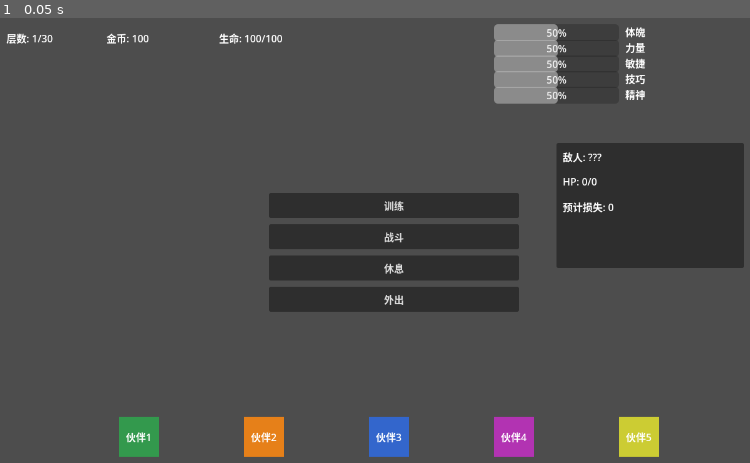
Above: before the commit, frame 1.
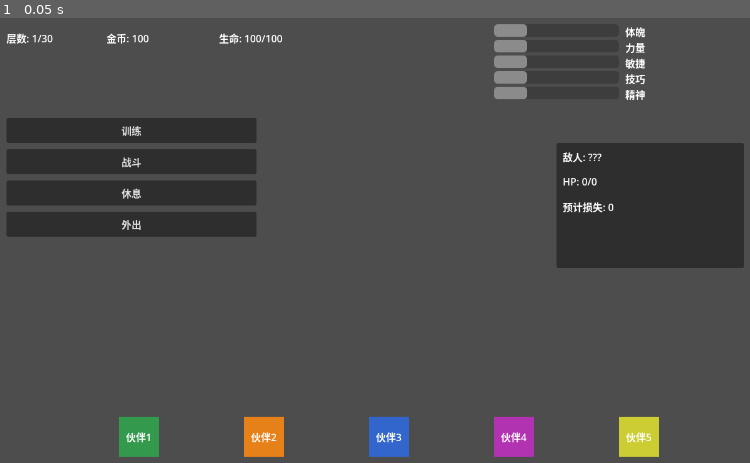
Above: after the commit, the same moment.

Repository: TianYu0321/Hero-Battle
Game: Godot game, scene res://scenes/test/auto_screenshot.tscn
Same seed, same stepped clock (60 frames per second), same inputs: the game is played once before the commit and once after it. This scene is started directly instead of the project's main scene.
Inputs:
- Up to frame 1 (0.05 s): no input

The runs differ from the first frame. In frame 1, 16% of the frame differs, in the area x 0-76%, y 1-67%.
Error in both runs: Invalid call. Nonexistent function 'create_ash_particles' in base 'Nil'. (res://scenes/run_main/battle_animation_panel.gd:85)

Commit message:
0516问题复现

Diff:
--- a/scenes/run_main/run_main.gd
+++ b/scenes/run_main/run_main.gd
@@ -13,6 +13,16 @@
 	$HudContainer/AttrBar5,
 ]
 
+@onready var attr_labels: Array[Label] = [
+	$HudContainer/AttrLabel1,
+	$HudContainer/AttrLabel2,
+	$HudContainer/AttrLabel3,
+	$HudContainer/AttrLabel4,
+	$HudContainer/AttrLabel5,
+]
+
+const _ATTR_NAMES: Array[String] = ["体魄", "力量", "敏捷", "技巧", "精神"]
+
 @onready var option_buttons: Array[Button] = [
 	$OptionContainer/TrainButton,
 	$OptionContainer/BattleButton,
@@ -35,11 +45,13 @@
 
 @onready var combat_confirm_panel: CombatConfirmPanel = $CombatConfirmPanel
 @onready var battle_animation_panel: BattleAnimationPanel = $BattleAnimationPanel
+@onready var training_popup: TrainingPopup = $TrainingPopup
 @onready var option_container: Control = $OptionContainer
 
 var _run_controller: RunController = null
 var _combat_selected_index: int = -1
 var _is_combat_preview: bool = false
+var _pending_combat_index: int = -1
 
 
 func _ready() -> void:
@@ -53,6 +65,14 @@
 	# --- 选项按钮点击绑定 ---
 	for i in range(option_buttons.size()):
 		option_buttons[i].pressed.connect(_on_node_button_pressed.bind(i))
+
+	# === 新增：属性条点击绑定 ===
+	for i in range(attr_bars.size()):
+		attr_bars[i].gui_input.connect(_on_attr_bar_clicked.bind(i))
+
+	# --- TrainingPopup 信号绑定 ---
+	training_popup.attr_selected.connect(_on_training_attr_selected)
+	training_popup.cancelled.connect(_on_training_cancelled)
 
 	# --- EventBus 信号订阅 ---
 	EventBus.gold_changed.connect(_on_gold_changed)
@@ -103,6 +123,7 @@
 	]
 	for i in range(attr_bars.size()):
 		attr_bars[i].value = float(attrs[i])
+		attr_labels[i].text = "%s: %d" % [_ATTR_NAMES[i], attrs[i]]
 
 
 # ============================================================================
@@ -142,6 +163,10 @@
 	match node_type:
 		NodePoolSystem.NodeType.BATTLE, NodePoolSystem.NodeType.FINAL_BOSS:
 			_show_combat_preview(selected_node, index)
+		NodePoolSystem.NodeType.TRAINING:
+			# 显示训练属性选择面板
+			option_container.visible = false
+			training_popup.show_popup()
 		_:
 			_run_controller.select_node(index)
 
@@ -207,7 +232,7 @@
 		"hero_max_hp": hero_data.get("max_hp", 100),
 		"enemy_max_hp": enemy_cfg.get("max_hp", 100),
 		"hero_hp": hero_data.get("current_hp", hero_data.get("max_hp", 100)),
-		"enemy_hp": enemy_cfg.get("hp", enemy_cfg.get("max_hp", 100)),
+		"enemy_hp": 0,
 		"total_rounds": enemy_cfg.get("estimated_hp_loss", 10) / 5 + 2,
 		"stage_name": selected_node.get("node_name", "深渊斗技场"),
 		"victory": true,
@@ -218,19 +243,20 @@
 	_show_modal_panel(battle_animation_panel)
 	battle_animation_panel.start_battle(battle_result)
 
-	call_deferred("_execute_combat_deferred", _combat_selected_index)
+	_pending_combat_index = _combat_selected_index
 	_combat_selected_index = -1
 	_is_combat_preview = false
-
-
-func _execute_combat_deferred(index: int) -> void:
-	_run_controller.select_node(index)
 
 
 func _on_battle_animation_finished() -> void:
 	print("[RunMain] 战斗动画结束，恢复界面")
 	_hide_modal_panel(battle_animation_panel)
 	battle_animation_panel.reset_panel()
+
+	# 动画结束后执行实际战斗
+	if _pending_combat_index >= 0:
+		_run_controller.select_node(_pending_combat_index)
+		_pending_combat_index = -1
 
 
 # ============================================================================
@@ -306,7 +332,9 @@
 			1, 2, 3, 4, 5:
 				var bar_index: int = code - 1
 				if bar_index >= 0 and bar_index < attr_bars.size():
-					attr_bars[bar_index].value = float(change.get("new", 0))
+					var new_val: int = change.get("new", 0)
+					attr_bars[bar_index].value = float(new_val)
+					attr_labels[bar_index].text = "%s: %d" % [_ATTR_NAMES[bar_index], new_val]
 
 
 func _on_pvp_result(result: Dictionary) -> void:
@@ -338,3 +366,26 @@
 	var estimated_loss: int = enemy_data.get("estimated_hp_loss", 0)
 	estimated_loss_label.text = "预计损失: %d" % estimated_loss
 	print("[RunMain] Battle node entered: %s" % enemy_data.get("enemy_name", "???"))
+
+
+func _on_attr_bar_clicked(event: InputEvent, index: int) -> void:
+	if event is InputEventMouseButton and event.pressed and event.button_index == MOUSE_BUTTON_LEFT:
+		var attr_names: Array[String] = ["体魄", "力量", "敏捷", "技巧", "精神"]
+		var attr_name: String = attr_names[index] if index < attr_names.size() else "???"
+		var summary: Dictionary = _run_controller.get_current_run_summary()
+		var hero_data: Dictionary = summary.get("hero", {})
+		var attr_keys: Array[String] = ["current_vit", "current_str", "current_agi", "current_tec", "current_mnd"]
+		var attr_val: int = hero_data.get(attr_keys[index], 0) if index < attr_keys.size() else 0
+		print("[RunMain] %s: %d" % [attr_name, attr_val])
+		# 可以在这里弹属性详情窗，目前先打日志
+
+
+func _on_training_attr_selected(attr_type: int) -> void:
+	print("[RunMain] 训练选择: attr_type=%d" % attr_type)
+	_run_controller.select_training_attr(attr_type)
+	option_container.visible = true
+
+
+func _on_training_cancelled() -> void:
+	print("[RunMain] 训练取消")
+	option_container.visible = true
--- a/scenes/run_main/run_main.tscn
+++ b/scenes/run_main/run_main.tscn
@@ -4,6 +4,7 @@
 [ext_resource type="Script" path="res://scenes/run_main/combat_confirm_panel.gd" id="2_def34"]
 [ext_resource type="PackedScene" path="res://scenes/run_main/battle_animation_panel.tscn" id="3_ghi56"]
 [ext_resource type="Theme" uid="uid://fb3cikx2xjyn" path="res://themes/generated/dark_theme.tres" id="4_qxeyt"]
+[ext_resource type="PackedScene" path="res://scenes/training/training_popup.tscn" id="5_training"]
 
 [node name="RunMain" type="Control" unique_id=1657387686]
 layout_mode = 3
@@ -51,7 +52,9 @@
 offset_top = 10.0
 offset_right = 1000.0
 offset_bottom = 30.0
-value = 50.0
+max_value = 200.0
+value = 50.0
+show_percentage = false
 
 [node name="AttrLabel1" type="Label" parent="HudContainer" unique_id=2002103713]
 layout_mode = 0
@@ -67,7 +70,9 @@
 offset_top = 35.0
 offset_right = 1000.0
 offset_bottom = 55.0
-value = 50.0
+max_value = 200.0
+value = 50.0
+show_percentage = false
 
 [node name="AttrLabel2" type="Label" parent="HudContainer" unique_id=701159798]
 layout_mode = 0
@@ -83,7 +88,9 @@
 offset_top = 60.0
 offset_right = 1000.0
 offset_bottom = 80.0
-value = 50.0
+max_value = 200.0
+value = 50.0
+show_percentage = false
 
 [node name="AttrLabel3" type="Label" parent="HudContainer" unique_id=1746432729]
 layout_mode = 0
@@ -99,7 +106,9 @@
 offset_top = 85.0
 offset_right = 1000.0
 offset_bottom = 105.0
-value = 50.0
+max_value = 200.0
+value = 50.0
+show_percentage = false
 
 [node name="AttrLabel4" type="Label" parent="HudContainer" unique_id=143401477]
 layout_mode = 0
@@ -115,7 +124,9 @@
 offset_top = 110.0
 offset_right = 1000.0
 offset_bottom = 130.0
-value = 50.0
+max_value = 200.0
+value = 50.0
+show_percentage = false
 
 [node name="AttrLabel5" type="Label" parent="HudContainer" unique_id=1129473844]
 layout_mode = 0
@@ -127,10 +138,10 @@
 
 [node name="OptionContainer" type="Control" parent="." unique_id=536254372]
 anchors_preset = 0
-offset_left = 440.0
-offset_top = 280.0
-offset_right = 840.0
-offset_bottom = 470.0
+offset_left = 20.0
+offset_top = 160.0
+offset_right = 420.0
+offset_bottom = 350.0
 
 [node name="TrainButton" type="Button" parent="OptionContainer" unique_id=1792721126]
 layout_mode = 0
@@ -341,3 +352,7 @@
 visible = false
 layout_mode = 1
 theme = ExtResource("4_qxeyt")
+
+
+[node name="TrainingPopup" parent="." instance=ExtResource("5_training")]
+visible = false
--- a/scenes/training/training_popup.gd
+++ b/scenes/training/training_popup.gd
@@ -1,5 +1,8 @@
 class_name TrainingPopup
 extends Control
+
+signal attr_selected(attr_type: int)
+signal cancelled()
 
 @onready var attr_buttons: Array[Button] = [
 	$Overlay/Content/AttrButton1,
@@ -14,7 +17,7 @@
 	visible = false
 	for i in range(attr_buttons.size()):
 		attr_buttons[i].pressed.connect(_on_attr_button_pressed.bind(i))
-	close_button.pressed.connect(hide_popup)
+	close_button.pressed.connect(_on_close_pressed)
 
 func show_popup() -> void:
 	visible = true
@@ -22,5 +25,11 @@
 func hide_popup() -> void:
 	visible = false
 
-func _on_attr_button_pressed(_index: int) -> void:
-	pass
+func _on_attr_button_pressed(index: int) -> void:
+	var attr_type: int = index + 1  # 1=体魄, 2=力量, 3=敏捷, 4=技巧, 5=精神
+	attr_selected.emit(attr_type)
+	hide_popup()
+
+func _on_close_pressed() -> void:
+	cancelled.emit()
+	hide_popup()
--- a/scripts/systems/run_controller.gd
+++ b/scripts/systems/run_controller.gd
@@ -31,6 +31,8 @@
 var _node_pool_system: NodePoolSystem = null
 var _node_resolver: NodeResolver = null
 var _settlement_system: SettlementSystem = null
+var _training_system: TrainingSystem = null
+var _rescue_system: RescueSystem = null
 
 var _current_node_options: Array[Dictionary] = []
 var _pending_node_type: int = 0
@@ -46,20 +48,20 @@
 	_node_pool_system.name = "NodePoolSystem"
 	add_child(_node_pool_system)
 
-	var training_system := TrainingSystem.new()
-	training_system.name = "TrainingSystem"
-	add_child(training_system)
-	training_system.initialize(_character_manager)
+	_training_system = TrainingSystem.new()
+	_training_system.name = "TrainingSystem"
+	add_child(_training_system)
+	_training_system.initialize(_character_manager)
 
 	var shop_system := ShopSystem.new()
 	shop_system.name = "ShopSystem"
 	add_child(shop_system)
 	shop_system.initialize(_character_manager)
 
-	var rescue_system := RescueSystem.new()
-	rescue_system.name = "RescueSystem"
-	add_child(rescue_system)
-	rescue_system.initialize(_character_manager)
+	_rescue_system = RescueSystem.new()
+	_rescue_system.name = "RescueSystem"
+	add_child(_rescue_system)
+	_rescue_system.initialize(_character_manager)
 
 	var elite_battle_system := EliteBattleSystem.new()
 	elite_battle_system.name = "EliteBattleSystem"
@@ -217,7 +219,7 @@
 	# 固定节点检查
 	if turn in _RESCUE_TURNS:
 		# 救援：3个候选伙伴（只生成一次，避免与NodeResolver重复生成导致不一致）
-		var candidates: Array[Dictionary] = _node_resolver._rescue_system.generate_candidates()
+		var candidates: Array[Dictionary] = _rescue_system.generate_candidates()
 		_current_node_options.clear()
 		for c in candidates:
 			_current_node_options.append({
@@ -297,14 +299,11 @@
 
 	# 更新计数器
 	match _pending_node_type:
-		2, 3:
+		NodePoolSystem.NodeType.BATTLE:
 			_run.battle_win_count += 1
-			if _pending_node_type == 3:
-				_run.elite_win_count += 1
-				_run.elite_total_count += 1
-		4:
+		NodePoolSystem.NodeType.SHOP:
 			_run.shop_visit_count += 1
-		6:
+		NodePoolSystem.NodeType.PVP_CHECK:
 			# PVP结果由 _process_reward 中的 "pvp_result" 分支处理
 			pass
 
@@ -353,6 +352,34 @@
 					_run.pvp_20th_result = 1 if pvp_data.get("won", false) else 2
 				if not pvp_data.get("won", false):
 					_run.pvp_fail_penalty_active = true
+		"hp_heal":
+			var amount: int = reward.get("amount", 0)
+			if _hero != null and amount > 0:
+				var old_hp: int = _hero.current_hp
+				_hero.current_hp = mini(_hero.max_hp, _hero.current_hp + amount)
+				EventBus.emit_signal("stats_changed", _hero.id, {
+					0: {"old": old_hp, "new": _hero.current_hp, "delta": _hero.current_hp - old_hp, "attr_code": 0}
+				})
+		"hp_damage":
+			var amount: int = reward.get("amount", 0)
+			if _hero != null and amount > 0:
+				var old_hp: int = _hero.current_hp
+				_hero.current_hp = maxi(0, _hero.current_hp - amount)
+				if _hero.current_hp <= 0:
+					_hero.current_hp = 10
+				_hero.is_alive = _hero.current_hp > 0
+				EventBus.emit_signal("stats_changed", _hero.id, {
+					0: {"old": old_hp, "new": _hero.current_hp, "delta": old_hp - _hero.current_hp, "attr_code": 0}
+				})
+		"level_up":
+			var partners: Array = _character_manager.get_partners()
+			if partners.size() > 0:
+				var random_partner = partners[randi() % partners.size()]
+				_character_manager.upgrade_partner(random_partner.partner_config_id)
+		"train_lv5":
+			var attr_type: int = reward.get("attr", -1)
+			if attr_type > 0 and _training_system != null:
+				_training_system.execute_training(attr_type, _run.current_turn)
 
 
 func _execute_final_battle() -> void:
@@ -491,14 +518,7 @@
 func select_training_attr(attr_type: int) -> void:
 	## 玩家从训练面板选择了具体属性
 	if _state == RunState.RUNNING_NODE_SELECT:
-		var gain: int = 5 + randi() % 3
-		_hero.current_vit += gain if attr_type == 1 else 0
-		_hero.current_str += gain if attr_type == 2 else 0
-		_hero.current_agi += gain if attr_type == 3 else 0
-		_hero.current_tec += gain if attr_type == 4 else 0
-		_hero.current_mnd += gain if attr_type == 5 else 0
-		EventBus.emit_signal("stats_changed", "hero", {
-			str(attr_type): {"new": _hero.get_attr_value(attr_type), "delta": gain}
-		})
-		_change_state(RunState.TURN_ADVANCE)
-		advance_turn()
+		var result: Dictionary = _training_system.execute_training(attr_type, _run.current_turn)
+		if not result.is_empty():
+			_change_state(RunState.TURN_ADVANCE)
+			advance_turn()
